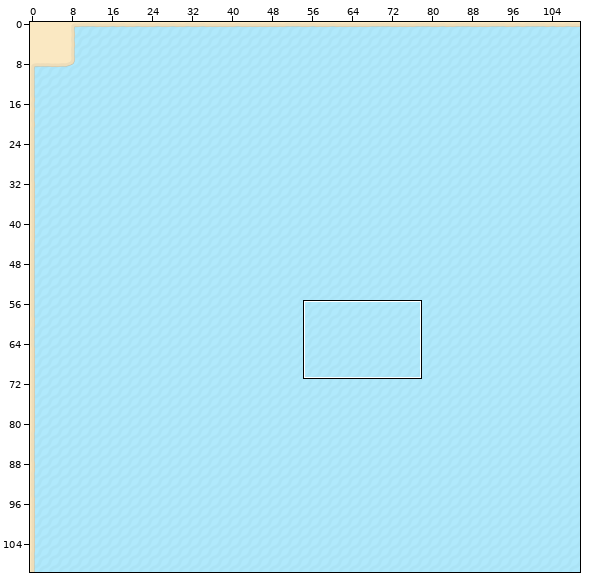
A Tiled map gets an edit: core/assets/models/map.tmx. Above: a wide view before the commit, with the close-up outlined.
Close-up. Before:
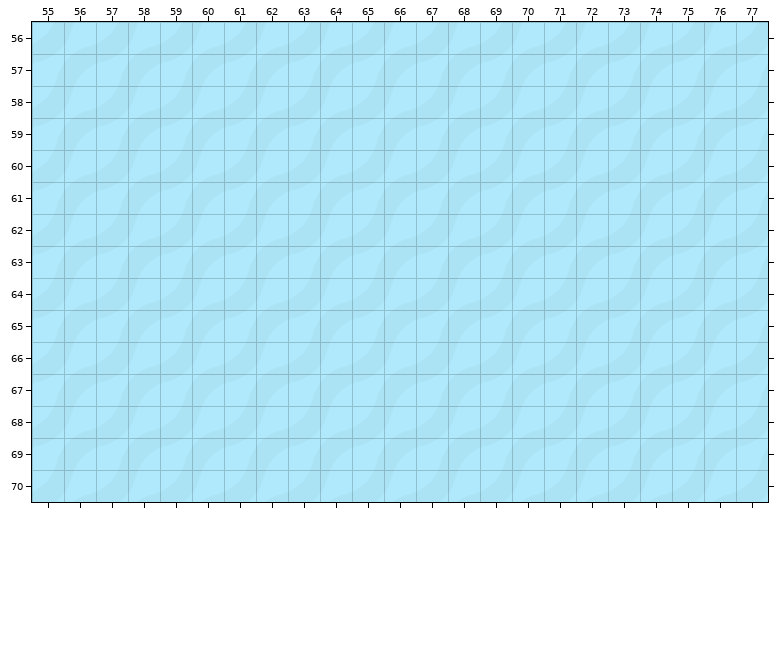
Cells are 32x32 px. Shown: x 55..77, y 56..70.
And afterwards:
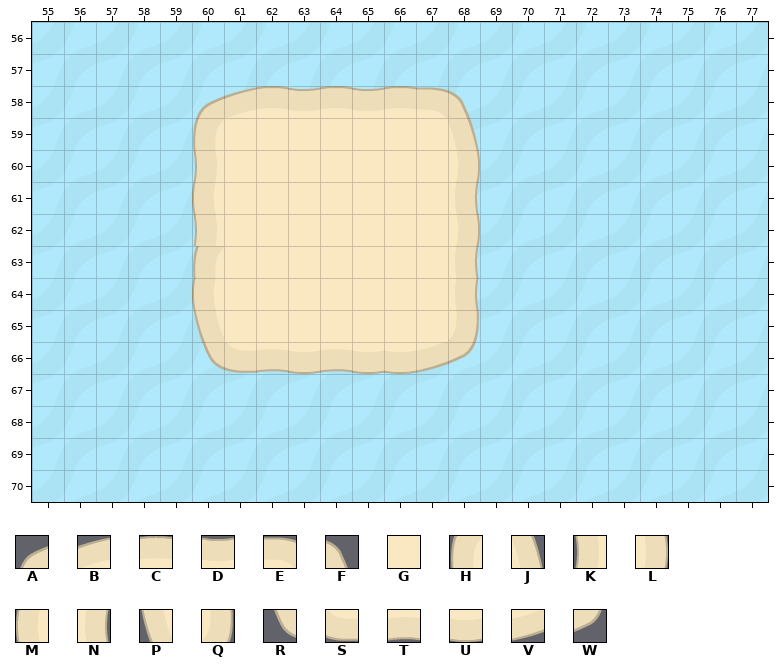
Key: from "finalset": A 0, B 1, C 2, D 3, E 4, F 5, G 9, H 32, J 37, K 64, L 69, M 96, N 101, P 128, Q 133, R 160, S 161, T 162, U 163, V 164, W 165.
_ is an empty cell.
Author's note on the commit: Map Update with island in middle
Change:
Layer "land":
y 58: x 60..68 _________ -> ABCDCDCEF
y 59: x 60..68 _________ -> HGGGGGGGJ
y 60: x 60..68 _________ -> KGGGGGGGL
y 61: x 60..68 _________ -> MGGGGGGGN
y 62: x 60..68 _________ -> KGGGGGGGL
y 63: x 60..68 _________ -> HGGGGGGGN
y 64: x 60..68 _________ -> MGGGGGGGN
y 65: x 60..68 _________ -> PGGGGGGGQ
y 66: x 60..68 _________ -> RSTUTUUVW
Boxes around the changes in both close-ups, in picture pixels (x1, y1, x2, y2):
added: (192, 86, 480, 374)
